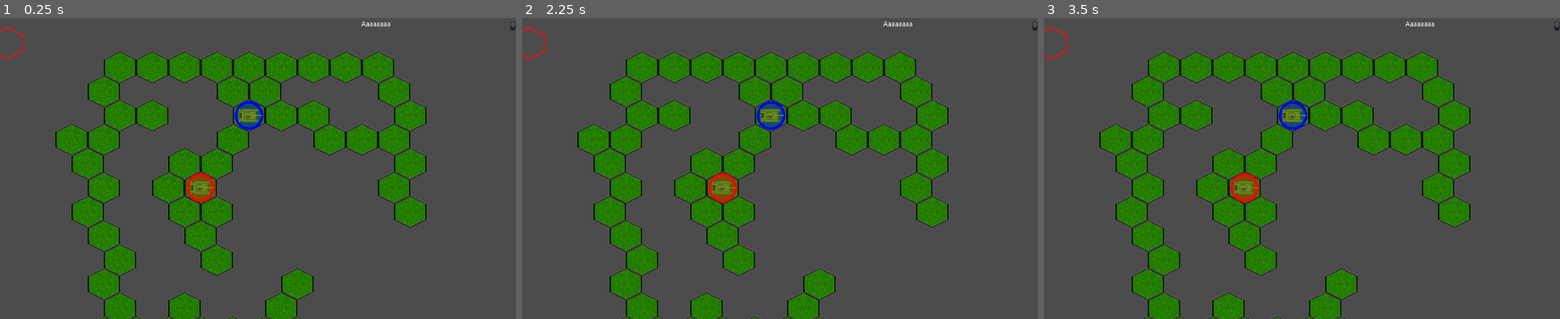
Above: before the commit, frames 1-3 (left to right).
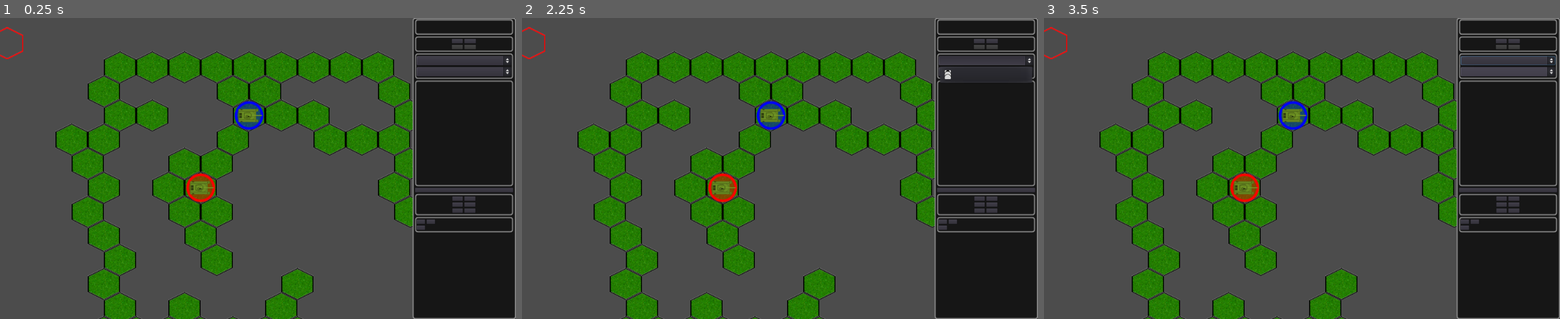
Above: after the commit, the same moments.

Repository: stefanos-86/HexGame
Game: Godot game, scene res://Scenes/HexMap.tscn
Same seed, same stepped clock (60 frames per second), same inputs: the game is played once before the commit and once after it.
Inputs (mouse positions are in pixels of both pictures, inside the frame that each line leads up to):
- Up to frame 1 (0.25 s): no input
- Up to frame 2 (2.25 s): click (981, 42) at 0.5 s, where only the run after the commit has a clickable "Artillery"; click (991, 42) at 1.25 s, where only the run after the commit has a clickable "Fire Smoke"; click (986, 60) at 2 s, where only the run after the commit has a clickable "Fire at will"
- Up to frame 3 (3.5 s): click (1508, 72) at 2.75 s, where only the run after the commit has a clickable "Slow"

The runs differ from the first frame. In frame 1, 18% of the frame differs, in the area x 70-100%, y 0-100%; in frame 2, 18%; in frame 3, 17%.

Commit message:
Style the UI.

Diff:
--- /dev/null
+++ b/Font/PanelBoxStyle.tres
@@ -0,0 +1,16 @@
+[gd_resource type="StyleBoxFlat" format=2]
+
+[resource]
+content_margin_top = 5.0
+content_margin_bottom = 5.0
+bg_color = Color( 0.0901961, 0.0901961, 0.0901961, 1 )
+border_width_left = 3
+border_width_top = 3
+border_width_right = 3
+border_width_bottom = 3
+border_color = Color( 0.690196, 0.690196, 0.690196, 1 )
+border_blend = true
+corner_radius_top_left = 5
+corner_radius_top_right = 5
+corner_radius_bottom_right = 5
+corner_radius_bottom_left = 5
--- /dev/null
+++ b/Font/Typewriter.tres
@@ -0,0 +1,7 @@
+[gd_resource type="DynamicFont" load_steps=2 format=2]
+
+[ext_resource path="res://Font/Warenhaus-Standard.ttf" type="DynamicFontData" id=1]
+
+[resource]
+size = 20
+font_data = ExtResource( 1 )
--- /dev/null
+++ b/Font/UiTheme.tres
@@ -0,0 +1,9 @@
+[gd_resource type="Theme" load_steps=3 format=2]
+
+[ext_resource path="res://Font/Typewriter.tres" type="DynamicFont" id=1]
+[ext_resource path="res://Font/PanelBoxStyle.tres" type="StyleBox" id=2]
+
+[resource]
+default_font = ExtResource( 1 )
+Panel/styles/panel = ExtResource( 2 )
+PanelContainer/styles/panel = ExtResource( 2 )
--- a/Scenes/HexMap.tscn
+++ b/Scenes/HexMap.tscn
@@ -1,23 +1,19 @@
-[gd_scene load_steps=12 format=2]
+[gd_scene load_steps=11 format=2]
 
 [ext_resource path="res://Tiles/Terrain.tres" type="TileSet" id=1]
 [ext_resource path="res://Scenes/Transporter.gd" type="Script" id=2]
 [ext_resource path="res://Scenes/Control.gd" type="Script" id=3]
 [ext_resource path="res://Scenes/Terrain.gd" type="Script" id=4]
 [ext_resource path="res://Tiles/Selected.png" type="Texture" id=5]
-[ext_resource path="res://Font/Warenhaus-Standard.ttf" type="DynamicFontData" id=6]
+[ext_resource path="res://Font/UiTheme.tres" type="Theme" id=6]
 [ext_resource path="res://Scenes/Units.gd" type="Script" id=7]
 [ext_resource path="res://Scenes/Interface.gd" type="Script" id=8]
 [ext_resource path="res://Units/projectiles/Missilepng.png" type="Texture" id=9]
 
-[sub_resource type="Curve2D" id=2]
+[sub_resource type="Curve2D" id=1]
 _data = {
 "points": PoolVector2Array(  )
 }
-
-[sub_resource type="DynamicFont" id=1]
-size = 25
-font_data = ExtResource( 6 )
 
 [node name="HexMap" type="Node2D"]
 
@@ -78,51 +74,252 @@
 
 [node name="L" type="CanvasLayer" parent="Interface/Camera"]
 
+[node name="SidebarBackground" type="Panel" parent="Interface/Camera/L"]
+anchor_left = 0.8
+anchor_right = 1.0
+anchor_bottom = 1.0
+theme = ExtResource( 6 )
+__meta__ = {
+"_edit_use_anchors_": false
+}
+
 [node name="Sidebar" type="VBoxContainer" parent="Interface/Camera/L"]
 self_modulate = Color( 1, 0, 0, 1 )
-anchor_left = 0.7
-anchor_right = 1.0
-anchor_bottom = 1.0
+anchor_left = 0.805
+anchor_top = 0.005
+anchor_right = 0.995
+anchor_bottom = 0.995
 mouse_filter = 0
-__meta__ = {
-"_edit_use_anchors_": false
-}
-
-[node name="CellDescription" type="Label" parent="Interface/Camera/L/Sidebar"]
-margin_right = 307.0
-margin_bottom = 25.0
-custom_fonts/font = SubResource( 1 )
-__meta__ = {
-"_edit_use_anchors_": false
-}
-
-[node name="ScrollContainer" type="ScrollContainer" parent="Interface/Camera/L/Sidebar"]
-margin_top = 29.0
-margin_right = 307.0
-margin_bottom = 49.0
-rect_min_size = Vector2( 0, 20 )
+theme = ExtResource( 6 )
+custom_constants/separation = 4
+__meta__ = {
+"_edit_use_anchors_": false
+}
+
+[node name="Descriptions" type="PanelContainer" parent="Interface/Camera/L/Sidebar"]
+margin_right = 256.0
+margin_bottom = 102.0
+
+[node name="VB" type="VBoxContainer" parent="Interface/Camera/L/Sidebar/Descriptions"]
+margin_left = 3.0
+margin_top = 5.0
+margin_right = 253.0
+margin_bottom = 97.0
+
+[node name="CellDescription" type="Label" parent="Interface/Camera/L/Sidebar/Descriptions/VB"]
+margin_right = 250.0
+margin_bottom = 20.0
+text = "1234678901234567890123456"
+__meta__ = {
+"_edit_use_anchors_": false
+}
+
+[node name="UnitDescription" type="Label" parent="Interface/Camera/L/Sidebar/Descriptions/VB"]
+margin_top = 24.0
+margin_right = 250.0
+margin_bottom = 44.0
+text = "Tank Move:2 Ammo:4"
+__meta__ = {
+"_edit_use_anchors_": false
+}
+
+[node name="TargetDescription" type="Label" parent="Interface/Camera/L/Sidebar/Descriptions/VB"]
+margin_top = 48.0
+margin_right = 250.0
+margin_bottom = 68.0
+text = "Tank, 22 hex, 35% hit"
+
+[node name="ActionResults" type="Label" parent="Interface/Camera/L/Sidebar/Descriptions/VB"]
+margin_top = 72.0
+margin_right = 250.0
+margin_bottom = 92.0
+text = "Front hull, no effect"
+
+[node name="Action" type="PanelContainer" parent="Interface/Camera/L/Sidebar"]
+margin_top = 106.0
+margin_right = 256.0
+margin_bottom = 172.0
+
+[node name="CenterContainer" type="CenterContainer" parent="Interface/Camera/L/Sidebar/Action"]
+margin_left = 3.0
+margin_top = 5.0
+margin_right = 253.0
+margin_bottom = 61.0
+
+[node name="GD" type="GridContainer" parent="Interface/Camera/L/Sidebar/Action/CenterContainer"]
+margin_left = 16.0
+margin_right = 234.0
+margin_bottom = 56.0
+columns = 2
+
+[node name="Artillery" type="Button" parent="Interface/Camera/L/Sidebar/Action/CenterContainer/GD"]
+margin_right = 102.0
+margin_bottom = 26.0
+text = "Artillery"
+
+[node name="Smoke" type="Button" parent="Interface/Camera/L/Sidebar/Action/CenterContainer/GD"]
+margin_left = 106.0
+margin_right = 218.0
+margin_bottom = 26.0
+text = "Fire Smoke"
+
+[node name="SpecificAction1" type="Button" parent="Interface/Camera/L/Sidebar/Action/CenterContainer/GD"]
+margin_top = 30.0
+margin_right = 102.0
+margin_bottom = 56.0
+disabled = true
+text = "-"
+
+[node name="SpecificAction2" type="Button" parent="Interface/Camera/L/Sidebar/Action/CenterContainer/GD"]
+margin_left = 106.0
+margin_top = 30.0
+margin_right = 218.0
+margin_bottom = 56.0
+disabled = true
+text = "-"
+
+[node name="Stance" type="PanelContainer" parent="Interface/Camera/L/Sidebar"]
+margin_top = 176.0
+margin_right = 256.0
+margin_bottom = 242.0
+
+[node name="VB" type="VBoxContainer" parent="Interface/Camera/L/Sidebar/Stance"]
+margin_left = 3.0
+margin_top = 5.0
+margin_right = 253.0
+margin_bottom = 61.0
+
+[node name="Fire" type="OptionButton" parent="Interface/Camera/L/Sidebar/Stance/VB"]
+margin_right = 250.0
+margin_bottom = 26.0
+text = "Fire at will"
+items = [ "Fire at will", null, false, 0, null, "Return fire", null, false, 1, null, "Hold fire", null, false, 2, null ]
+selected = 0
+
+[node name="Move" type="OptionButton" parent="Interface/Camera/L/Sidebar/Stance/VB"]
+margin_top = 30.0
+margin_right = 250.0
+margin_bottom = 56.0
+text = "Slow"
+items = [ "Slow", null, false, 0, null, "Pedal to the metal", null, false, 1, null ]
+selected = 0
+
+[node name="List" type="PanelContainer" parent="Interface/Camera/L/Sidebar"]
+margin_top = 246.0
+margin_right = 256.0
+margin_bottom = 456.0
+
+[node name="SC" type="ScrollContainer" parent="Interface/Camera/L/Sidebar/List"]
+margin_left = 3.0
+margin_top = 5.0
+margin_right = 253.0
+margin_bottom = 205.0
+rect_min_size = Vector2( 0, 200 )
 scroll_horizontal_enabled = false
 
-[node name="VBoxContainer" type="VBoxContainer" parent="Interface/Camera/L/Sidebar/ScrollContainer"]
-margin_right = 58.0
-margin_bottom = 67.0
-
-[node name="Label" type="Label" parent="Interface/Camera/L/Sidebar/ScrollContainer/VBoxContainer"]
-margin_right = 58.0
-margin_bottom = 31.0
-text = "Aaaaaaaa"
-autowrap = true
-
-[node name="Label2" type="Label" parent="Interface/Camera/L/Sidebar/ScrollContainer/VBoxContainer"]
-margin_top = 35.0
-margin_right = 58.0
-margin_bottom = 49.0
-text = "Aaaaaaaa"
-
-[node name="Label3" type="Label" parent="Interface/Camera/L/Sidebar/ScrollContainer/VBoxContainer"]
-margin_top = 53.0
-margin_right = 58.0
-margin_bottom = 67.0
-text = "Aaaaaaaa"
+[node name="VB" type="VBoxContainer" parent="Interface/Camera/L/Sidebar/List/SC"]
+margin_right = 230.0
+margin_bottom = 44.0
+
+[node name="Label" type="Label" parent="Interface/Camera/L/Sidebar/List/SC/VB"]
+margin_right = 230.0
+margin_bottom = 20.0
+text = "(29, 9), Tank1 Under fire..."
+clip_text = true
+
+[node name="Label2" type="Label" parent="Interface/Camera/L/Sidebar/List/SC/VB"]
+margin_top = 24.0
+margin_right = 230.0
+margin_bottom = 44.0
+text = "(10, 4) Tank2, low ammo"
+
+[node name="TurnButton" type="Button" parent="Interface/Camera/L/Sidebar"]
+margin_top = 460.0
+margin_right = 256.0
+margin_bottom = 486.0
+text = "End Turn"
+
+[node name="View" type="PanelContainer" parent="Interface/Camera/L/Sidebar"]
+margin_top = 490.0
+margin_right = 256.0
+margin_bottom = 586.0
+
+[node name="CC" type="CenterContainer" parent="Interface/Camera/L/Sidebar/View"]
+margin_left = 3.0
+margin_top = 5.0
+margin_right = 253.0
+margin_bottom = 91.0
+
+[node name="GC" type="GridContainer" parent="Interface/Camera/L/Sidebar/View/CC"]
+margin_left = 25.0
+margin_right = 224.0
+margin_bottom = 86.0
+columns = 2
+
+[node name="ZoomIn" type="Button" parent="Interface/Camera/L/Sidebar/View/CC/GC"]
+margin_right = 93.0
+margin_bottom = 26.0
+text = "Zoom In"
+
+[node name="ZoomOut2" type="Button" parent="Interface/Camera/L/Sidebar/View/CC/GC"]
+margin_left = 97.0
+margin_right = 199.0
+margin_bottom = 26.0
+text = "Zoom Out"
+
+[node name="PanUp" type="Button" parent="Interface/Camera/L/Sidebar/View/CC/GC"]
+margin_top = 30.0
+margin_right = 93.0
+margin_bottom = 56.0
+text = "Pan Up"
+
+[node name="PanDown" type="Button" parent="Interface/Camera/L/Sidebar/View/CC/GC"]
+margin_left = 97.0
+margin_top = 30.0
+margin_right = 199.0
+margin_bottom = 56.0
+text = "Pan Down"
+
+[node name="PanL" type="Button" parent="Interface/Camera/L/Sidebar/View/CC/GC"]
+margin_top = 60.0
+margin_right = 93.0
+margin_bottom = 86.0
+text = "Pan Left"
+
+[node name="PanR" type="Button" parent="Interface/Camera/L/Sidebar/View/CC/GC"]
+margin_left = 97.0
+margin_top = 60.0
+margin_right = 199.0
+margin_bottom = 86.0
+text = "Pan Right"
+
+[node name="Admin" type="PanelContainer" parent="Interface/Camera/L/Sidebar"]
+margin_top = 590.0
+margin_right = 256.0
+margin_bottom = 656.0
+
+[node name="GC" type="GridContainer" parent="Interface/Camera/L/Sidebar/Admin"]
+margin_left = 3.0
+margin_top = 5.0
+margin_right = 253.0
+margin_bottom = 61.0
+columns = 2
+
+[node name="Save" type="Button" parent="Interface/Camera/L/Sidebar/Admin/GC"]
+margin_right = 52.0
+margin_bottom = 26.0
+text = "Save"
+
+[node name="Load" type="Button" parent="Interface/Camera/L/Sidebar/Admin/GC"]
+margin_left = 56.0
+margin_right = 108.0
+margin_bottom = 26.0
+text = "Load"
+
+[node name="Quit" type="Button" parent="Interface/Camera/L/Sidebar/Admin/GC"]
+margin_top = 30.0
+margin_right = 52.0
+margin_bottom = 56.0
+text = "Quit"
+[connection signal="movement_animation_done" from="Interface/MovementPath/PathFollow2D/Transporter" to="Control" method="_on_Transporter_movement_animation_done"]
 [connection signal="movement_animation_done" from="Interface/MovementPath/PathFollow2D/Transporter" to="Interface" method="_on_Transporter_movement_animation_done"]
-[connection signal="movement_animation_done" from="Interface/MovementPath/PathFollow2D/Transporter" to="Control" method="_on_Transporter_movement_animation_done"]
--- a/Scenes/Interface.gd
+++ b/Scenes/Interface.gd
@@ -25,7 +25,7 @@
   if unit != null:
     unit_description = str(unit.name) + " " + unit.unit_name
 
-  $Camera/L/Sidebar/CellDescription.text = str(cell_coordinates) + " " + unit_description
+  #$Camera/L/Sidebar/CellDescription.text = str(cell_coordinates) + " " + unit_description
   $CellCursor.position = terrain.cell_to_world(cell_coordinates)
 
 
Not shown: 1 places in Scenes/HexMap.tscn that only renumber resources
